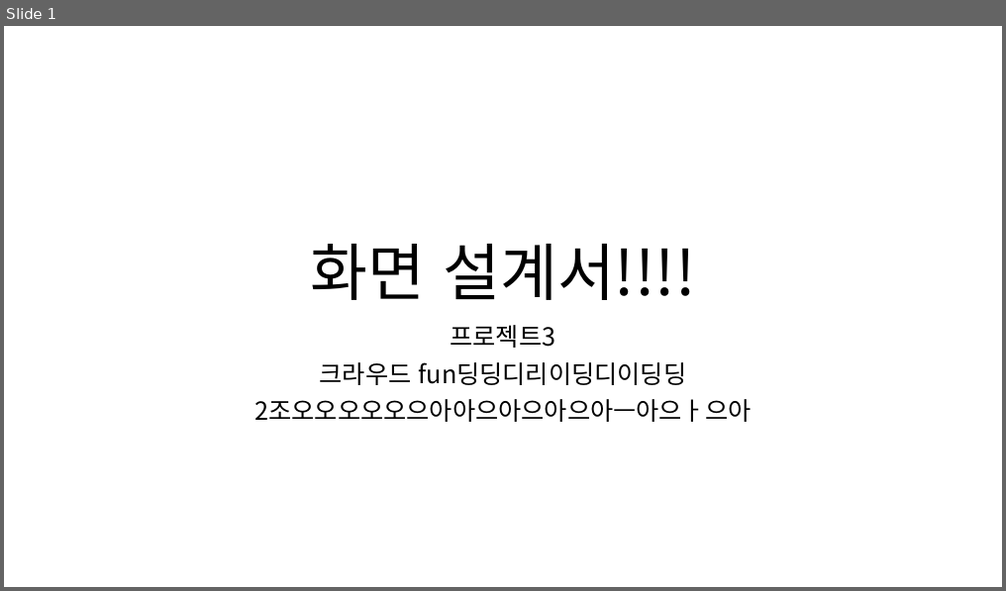
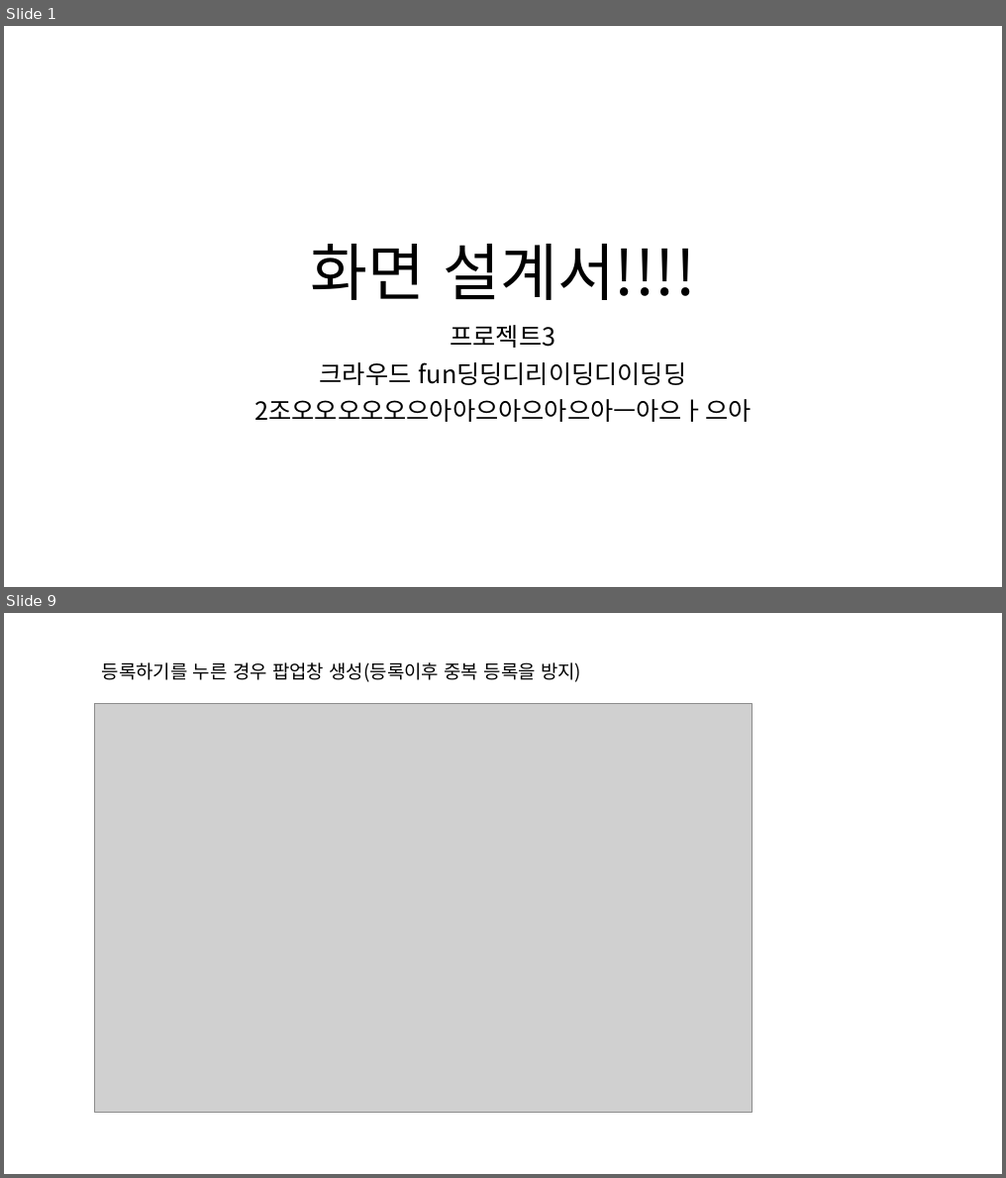
Before and after one commit to ezenteam2/RentalEquip, a slide deck: 0 발표용 파워포인트/0327 4차발표/0327 project04 - 파워포인트 - 형준.pptx. Shown one above the other, each under a label of ours: slide 1 before the commit, slides 1 and 9 after it; the slides between them are not shown. The pictures are 1006x591 and 1006x1178 pixels, drawn with LibreOffice and Linux fonts; fonts in the diff are those of the drawing; grey boxes stand for pictures. Boxes give left, top, right and bottom in pixels: in the first picture for what was removed or moved away, otherwise in the second. Text is boxed around its words. In the diff, an @@ line names an element or a change of style, - is before the commit and + after.

```diff
--- a/0 발표용 파워포인트/0327 4차발표/0327 project04 - 파워포인트 - 형준.pptx
+++ b/0 발표용 파워포인트/0327 4차발표/0327 project04 - 파워포인트 - 형준.pptx
@@ slide 9 added at box(4, 613, 1002, 1174), background #FFFFFF @@
@@ text added at box(102, 663, 581, 682), 18 pt, text #000000 @@
+등록하기를 누른 경우 팝업창 생성(등록이후 중복 등록을 방지)
@@ picture added at box(94, 703, 751, 1112) @@
```
Also in this commit, not shown: 26 other slides added, 3 other files.
